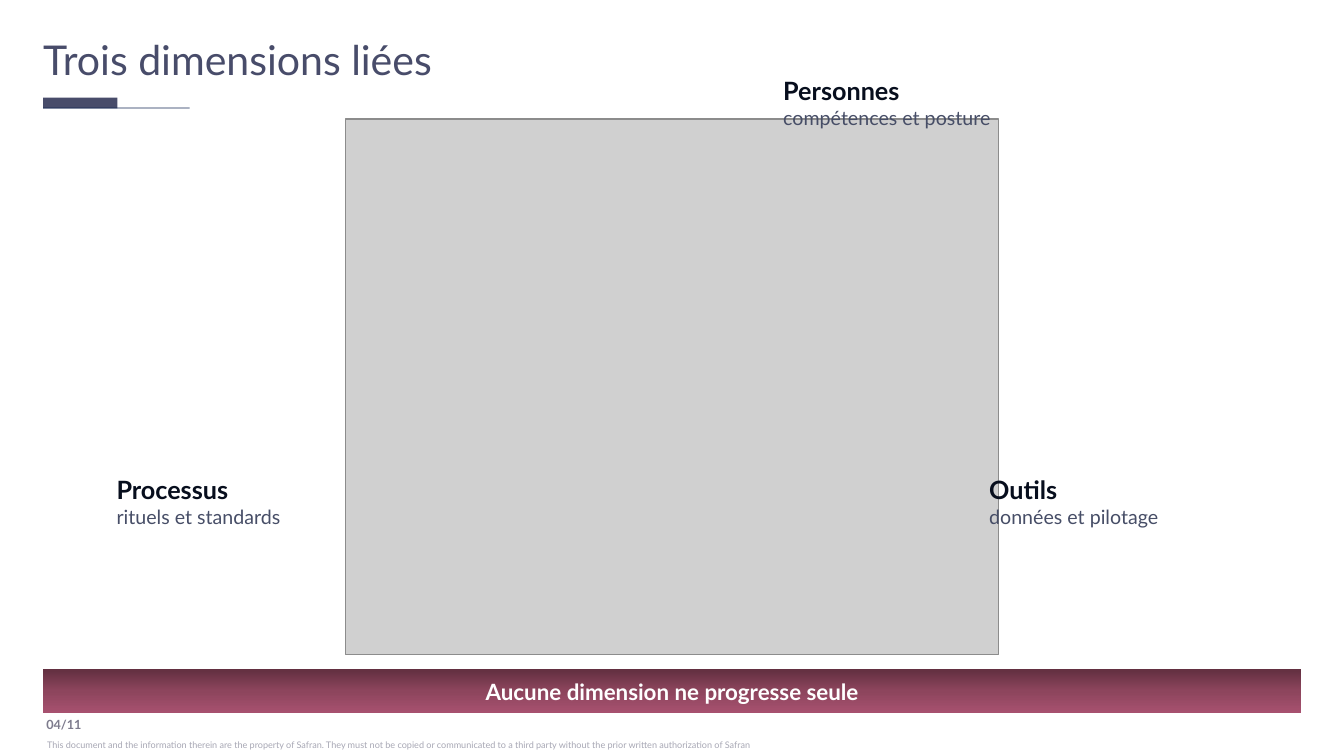
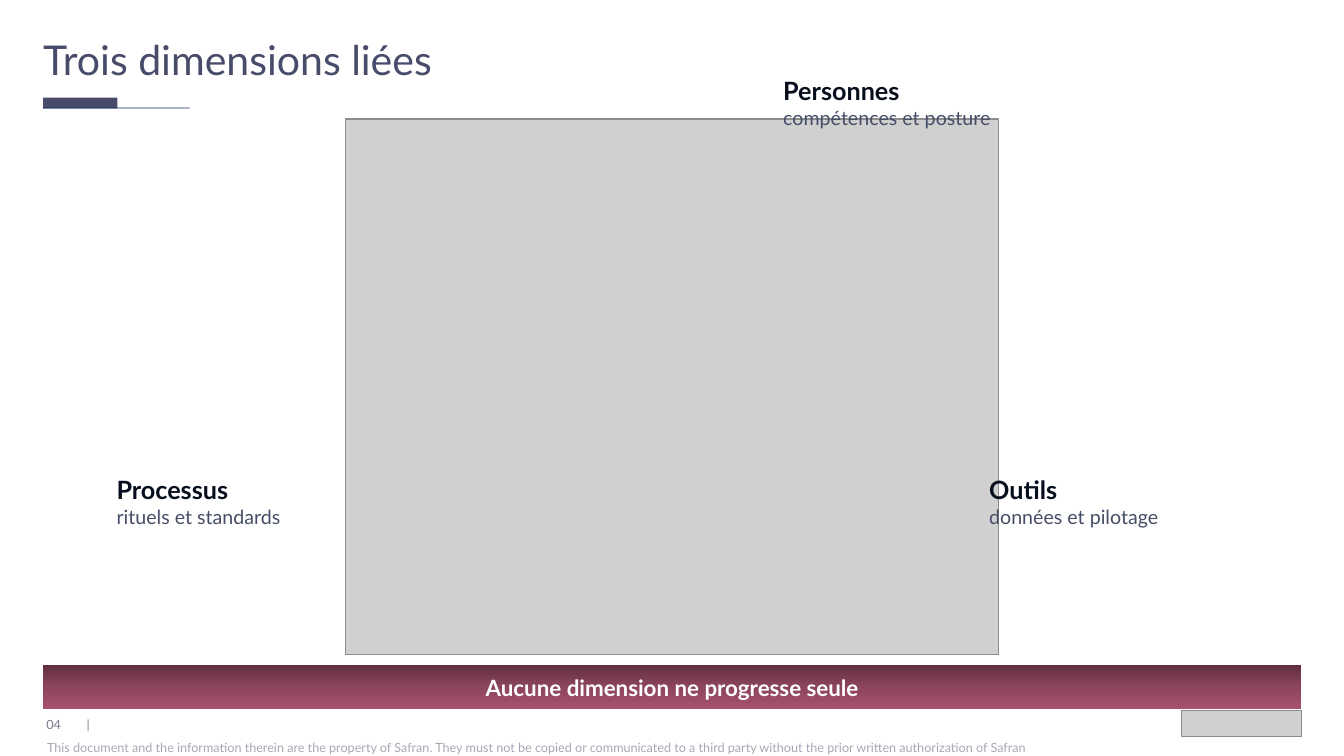
Before and after one commit to jpapasidero/Skill_Jessica_template_Claude, a slide deck: slide 4 of test_corretion_elements_graphiques.pptx. Drawn at 1344x756 pixels with LibreOffice and Linux fonts; fonts in the diff are those of the drawing; grey boxes stand for pictures. Boxes give left, top, right and bottom in pixels: in the first picture for what was removed or moved away, otherwise in the second. Text is boxed around its words. In the diff, an @@ line names an element or a change of style, - is before the commit and + after.

```diff
--- a/test_corretion_elements_graphiques.pptx
+++ b/test_corretion_elements_graphiques.pptx
@@ text "Aucune dimension ne progresse seule": place and size @@
-text "Aucune dimension ne progresse seule" at (486,683,859,704)
+text "Aucune dimension ne progresse seule" at (486,679,859,700)
@@ rectangle: place and size @@
-rectangle at (43,669,1302,713)
+rectangle at (43,665,1302,709)
@@ picture added at (1182,711,1302,736) @@
@@ text "This document and the information ..." at (47,743,1026,754): size 6.5 to 9 pt @@
@@ text at (46,720,61,729): text changed; bold off @@
-04/11
+04 |
```
Also in this commit, not shown: 10 other slides changed, 4 other files.
